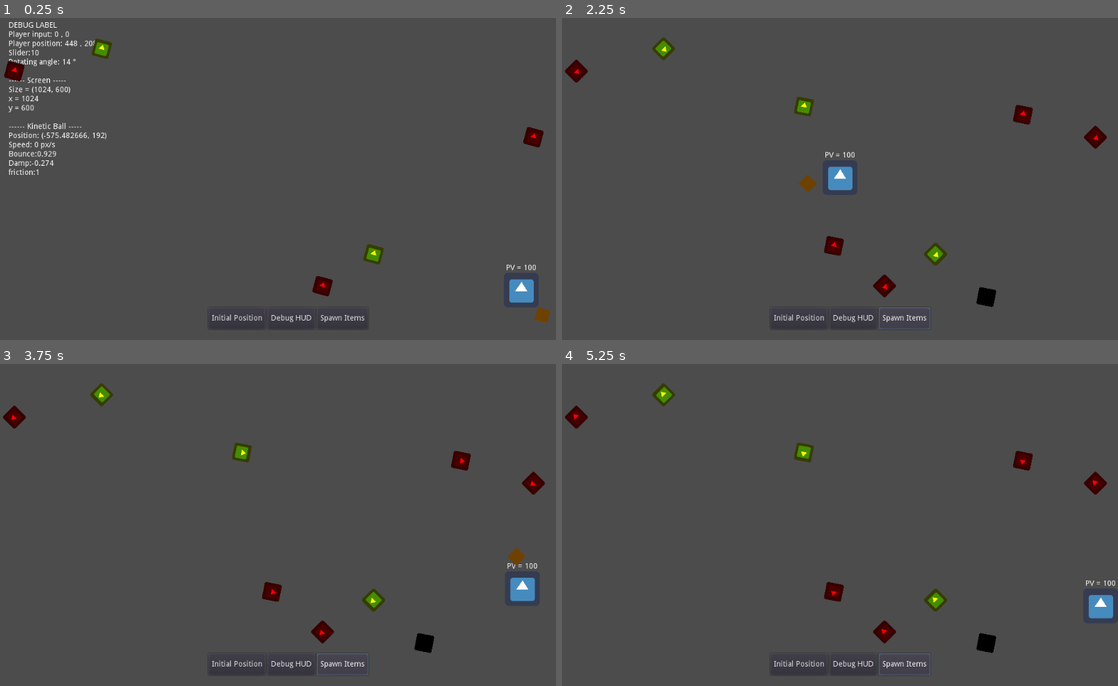
Above: before the commit, frames 1-4 (two rows, left to right).
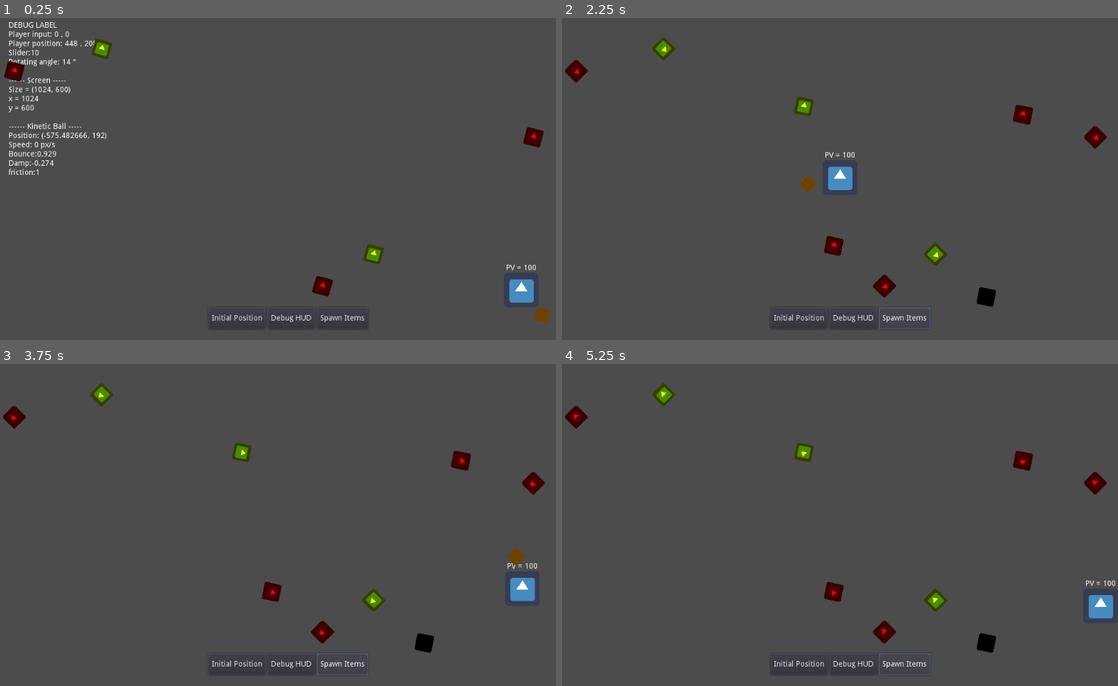
Above: after the commit, the same moments.

Repository: Florian-DELRIEU/Godot-Test
Game: Godot game, scene res://Scenes/MainNode.tscn
Two runs of this game, one before a commit and one after it. Both use one fixed random seed, a clock stepped at 60 frames per second and the inputs below. The engine's default icon, where the game draws it, is replaced by a stand-in: a white triangle on a blue panel in a dark square.
Inputs:
- Up to frame 1 (0.25 s): no input
- Up to frame 2 (2.25 s): click "Initial Position" at 0.5 s; click "Debug HUD" at 1.25 s; click "Spawn Items" at 2 s
- Up to frame 3 (3.75 s): hold Right (ui_right) 2.78-3.53 s; hold Down (ui_down) from 3.53 s (still down)
- Up to frame 4 (5.25 s): release Down (ui_down) at 4.28 s; hold Right (ui_right) 4.28-5.03 s; hold Up (ui_up) from 5.03 s (still down)

The runs differ from the first frame. In frame 1, less than 0.1% of the frame differs, in the area x 0-99%, y 6-95%; in frame 2, less than 0.1%; in frame 3, less than 0.1%, in the area x 0-98%, y 7-90%; in frame 4, less than 0.1%.

Commit message:
Update project.godot

Diff:
--- a/project.godot
+++ b/project.godot
@@ -14,10 +14,24 @@
 run/main_scene="res://Scenes/MainNode.tscn"
 config/icon="res://Images/icon.png"
 
+[global]
+
+tree=false
+
+[input]
+
+Shift={
+"deadzone": 0.5,
+"events": [ Object(InputEventKey,"resource_local_to_scene":false,"resource_name":"","device":0,"alt":false,"shift":false,"control":false,"meta":false,"command":false,"pressed":false,"scancode":0,"physical_scancode":16777237,"unicode":0,"echo":false,"script":null)
+ ]
+}
+
 [physics]
 
 common/enable_pause_aware_picking=true
 
 [rendering]
 
+quality/intended_usage/framebuffer_allocation=0
+2d/snapping/use_gpu_pixel_snap=true
 environment/default_environment="res://default_env.tres"
